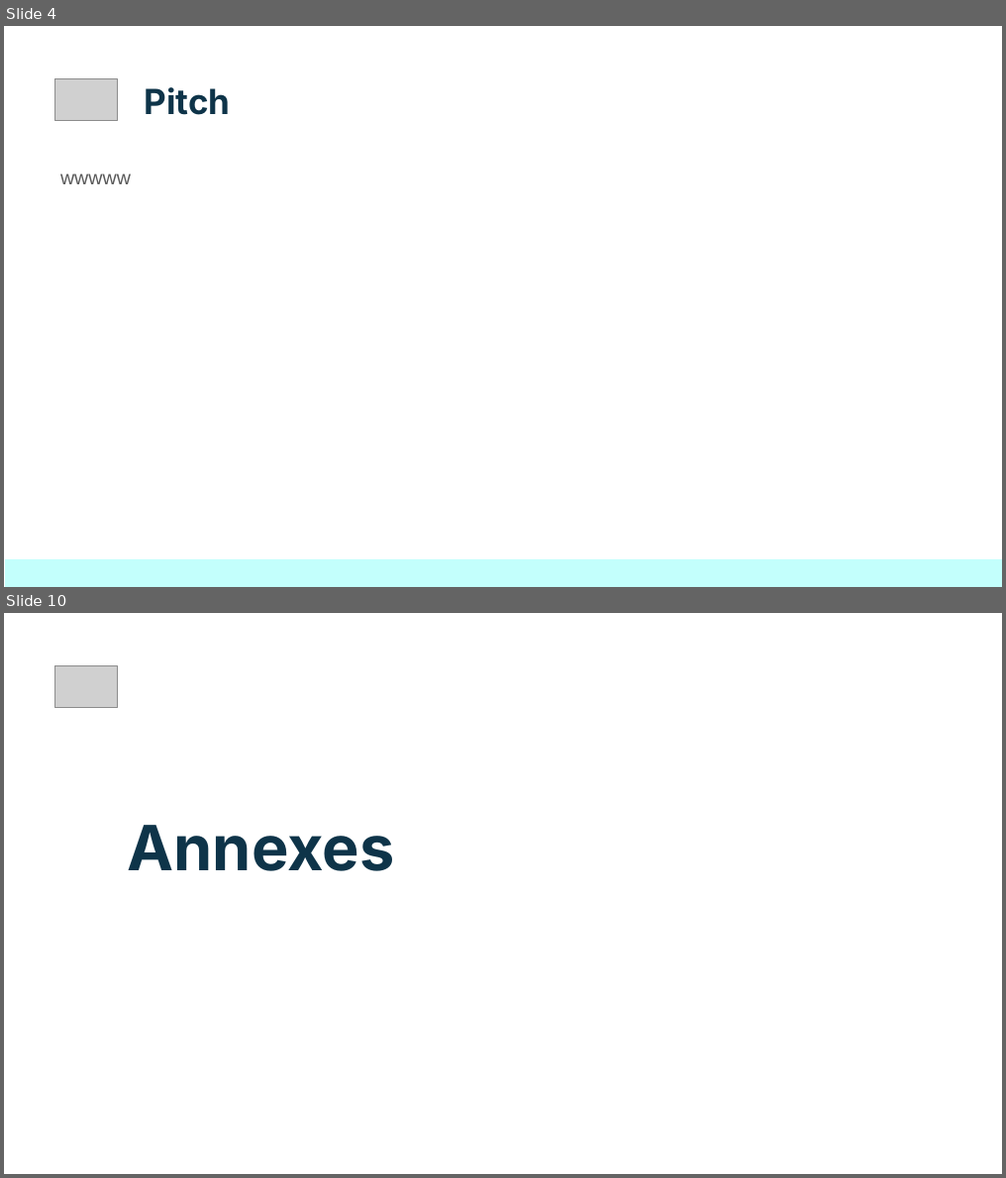
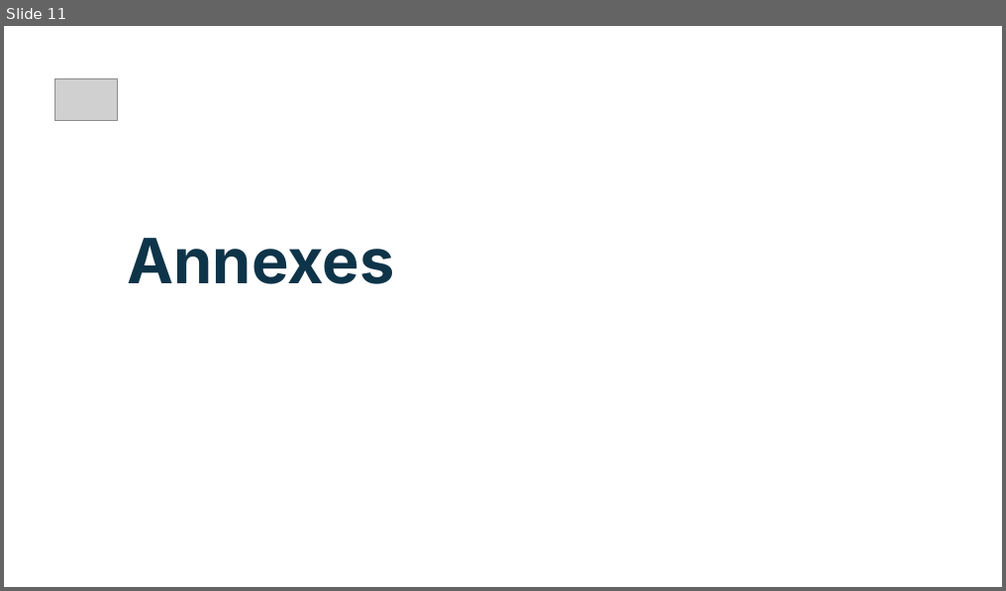
Before and after one commit to Sheikoh/REnergies_efficiency_prediction, a slide deck: presentation/dsfs_ft_35_Projet_REnergies_efficiency_prediction.pptx. Shown one above the other, each under a label of ours: slides 4 and 10 before the commit, slide 11 after it; the slides between them are not shown. The pictures are 1006x1178 and 1006x591 pixels, drawn with LibreOffice and Linux fonts; fonts in the diff are those of the drawing; grey boxes stand for pictures. Boxes give left, top, right and bottom in pixels: in the first picture for what was removed or moved away, otherwise in the second. Text is boxed around its words. In the diff, an @@ line names an element or a change of style, - is before the commit and + after.

```diff
--- a/presentation/dsfs_ft_35_Projet_REnergies_efficiency_prediction.pptx
+++ b/presentation/dsfs_ft_35_Projet_REnergies_efficiency_prediction.pptx
@@ slide 4 removed at (4,26,1002,587), background #FFFFFF @@
@@ picture removed at (54,78,118,121) @@
@@ title removed at (145,87,231,115) @@
-Pitch
@@ text removed at (60,174,131,184) @@
-wwwww
@@ rectangle removed at (5,560,1002,586) @@
@@ what was slide 10 is now slide 11 @@
```
Also in this commit, not shown: 9 slides changed, 3 slides added, 1 other slide removed, 2 other files.
